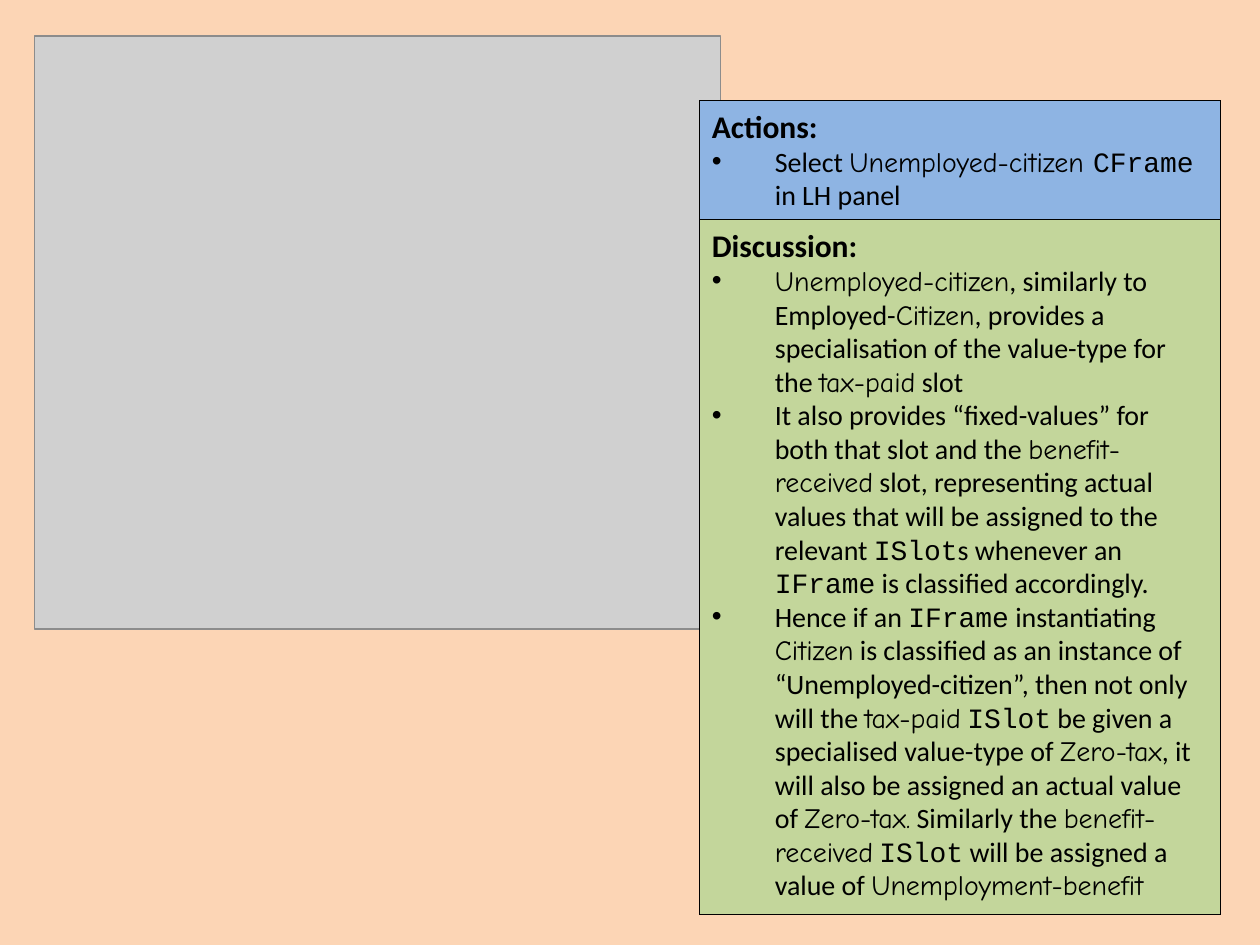
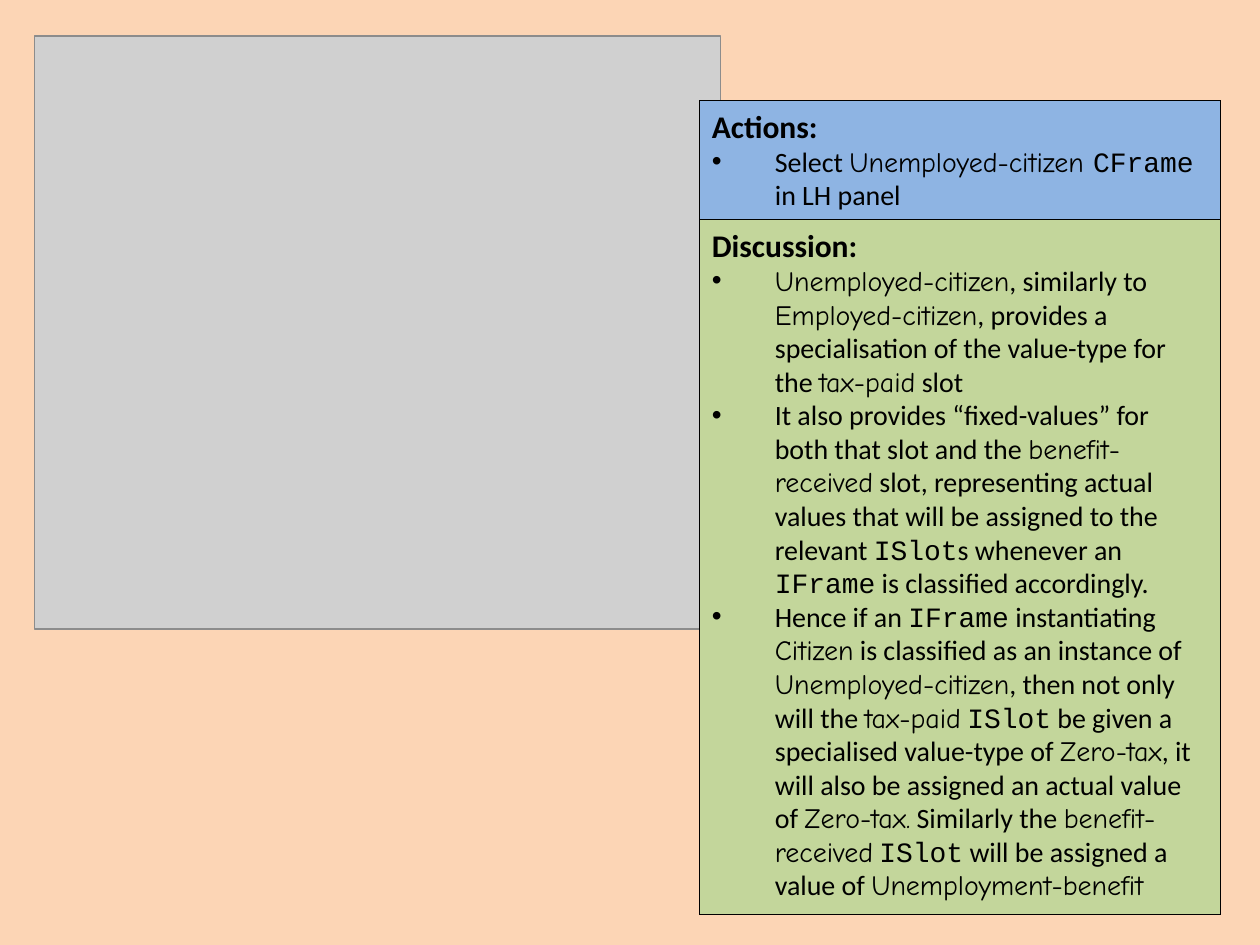
Before and after one commit to colin-puleston/mekon-hobo, a slide deck: slide 21 of docs/MEKON-HOBO Introductory Tutorial.pptx. Drawn at 1260x945 pixels with LibreOffice and Linux fonts; fonts in the diff are those of the drawing; grey boxes stand for pictures. Boxes give left, top, right and bottom in pixels: in the first picture for what was removed or moved away, otherwise in the second. Text is boxed around its words. In the diff, an @@ line names an element or a change of style, - is before the commit and + after.

```diff
--- a/docs/MEKON-HOBO Introductory Tutorial.pptx
+++ b/docs/MEKON-HOBO Introductory Tutorial.pptx
@@ text in rectangle at [775, 271, 1166, 398]: text changed @@
-• Unemployed-citizen, similarly to Employed-Citizen, provides a specialisation of the value-type for the tax-paid slot
+• Unemployed-citizen, similarly to Employed-citizen, provides a specialisation of the value-type for the tax-paid slot
@@ text in rectangle at [775, 607, 1191, 901]: text changed @@
-• Hence if an IFrame instantiating Citizen is classified as an instance of “Unemployed-citizen”, then not only will the tax-paid ISlot be given a specialised value-type of Zero-tax, it will also be assigned an actual value of Zero-tax. Similarly the benefit-received ISlot will be assigned a value of Unemployment-benefit
+• Hence if an IFrame instantiating Citizen is classified as an instance of Unemployed-citizen, then not only will the tax-paid ISlot be given a specialised value-type of Zero-tax, it will also be assigned an actual value of Zero-tax. Similarly the benefit-received ISlot will be assigned a value of Unemployment-benefit
```
Also in this commit, not shown: 7 other slides changed, 9 slides added, 6 slides removed.
